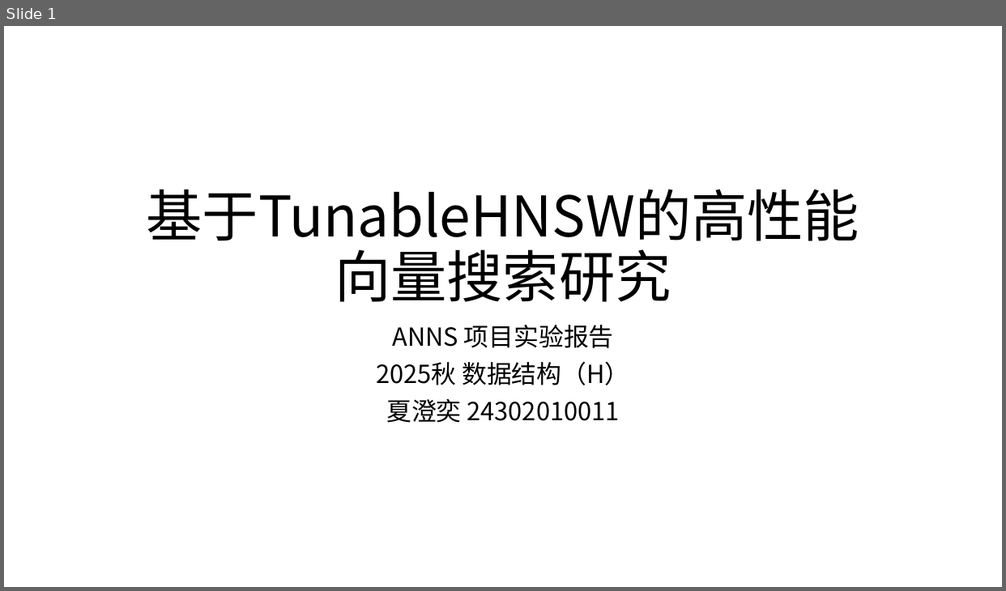
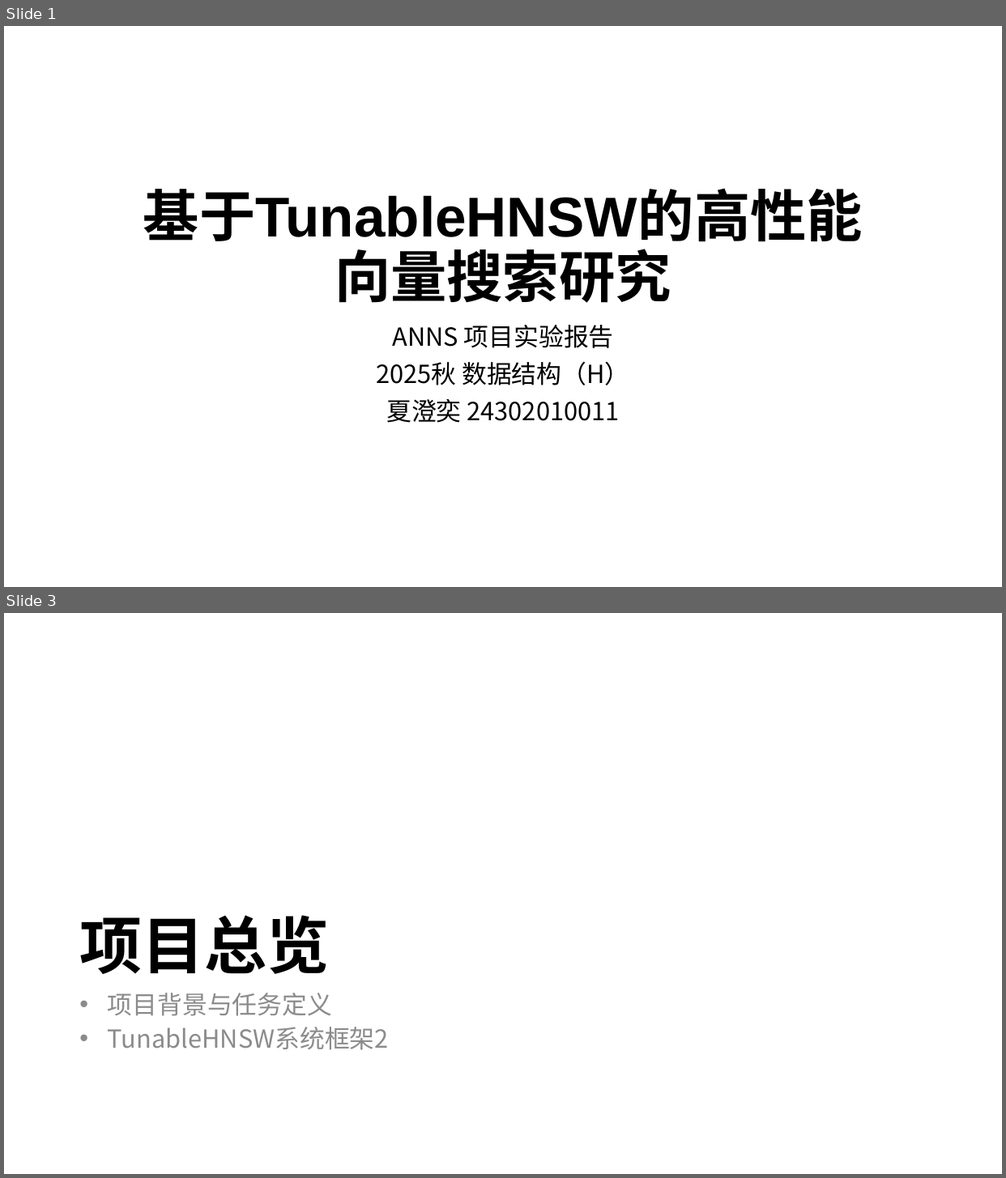
Before and after one commit to ray847/ANNS, a slide deck: doc/基于TunableHNSW的高性能向量搜索研究.pptx. Shown one above the other, each under a label of ours: slide 1 before the commit, slides 1 and 3 after it; the slides between them are not shown. The pictures are 1006x591 and 1006x1178 pixels, drawn with LibreOffice and Linux fonts; fonts in the diff are those of the drawing. Boxes give left, top, right and bottom in pixels: in the first picture for what was removed or moved away, otherwise in the second. Text is boxed around its words. In the diff, an @@ line names an element or a change of style, - is before the commit and + after.

```diff
--- a/doc/基于TunableHNSW的高性能向量搜索研究.pptx
+++ b/doc/基于TunableHNSW的高性能向量搜索研究.pptx
@@ slide 3 added at box(4, 613, 1002, 1174), background #FFFFFF @@
@@ title added at box(79, 915, 329, 974), 60 pt, text #000000, bold @@
+项目总览
@@ text added at box(108, 993, 332, 1016), 24 pt, text #8C8C8C @@
+• 项目背景与任务定义
@@ text added at box(108, 1027, 389, 1050), 24 pt, text #8C8C8C @@
+• TunableHNSW系统框架2
@@ slide 1 changed as well @@
@@ title "基于TunableHNSW的高性能向量搜索研究" at box(143, 188, 863, 250): font Noto Sans CJK SC to Arial, bold on @@
```
Also in this commit, not shown: 10 other slides changed, 5 other slides added, 11 other files.
